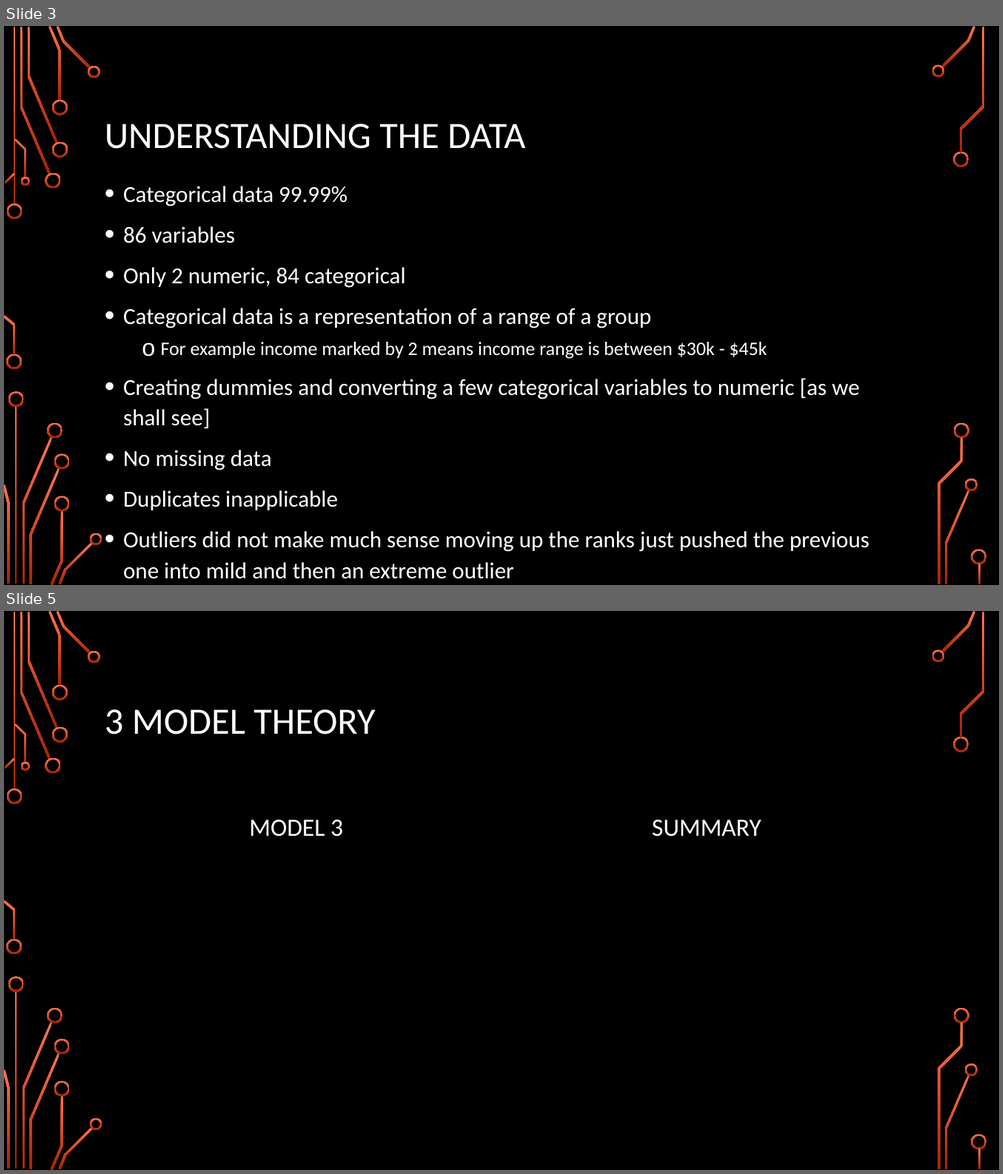
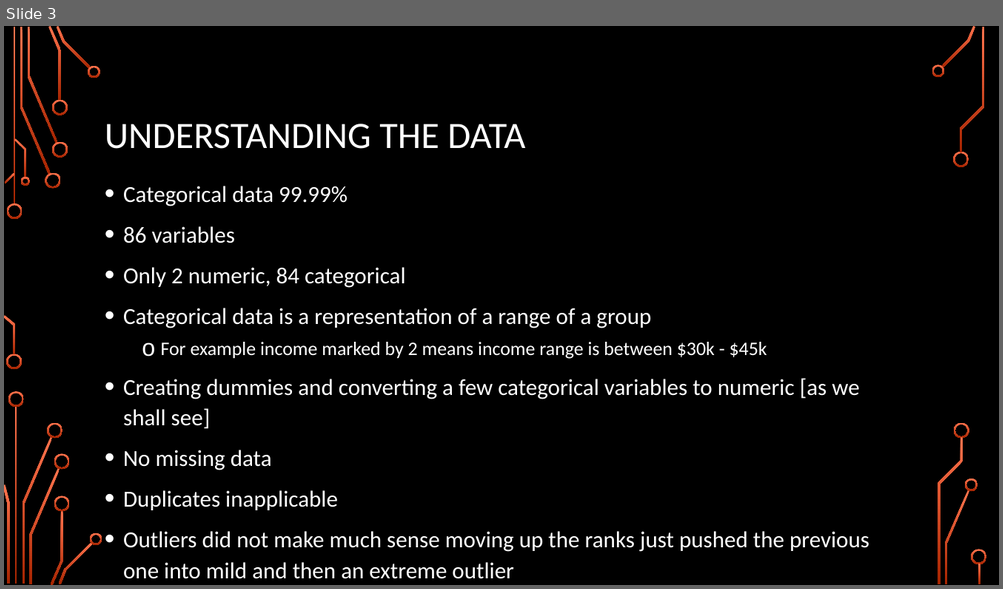
Before and after one commit to karimkhamwani/data-mining, a slide deck: Caravan.pptx. Shown one above the other, each under a label of ours: slides 3 and 5 before the commit, slide 3 after it; the slides between them are not shown. The pictures are 1003x1174 and 1003x589 pixels, drawn with LibreOffice and Linux fonts; fonts in the diff are those of the drawing; background and template pictures are left out. Boxes give left, top, right and bottom in pixels: in the first picture for what was removed or moved away, otherwise in the second. Text is boxed around its words. In the diff, an @@ line names an element or a change of style, - is before the commit and + after.

```diff
--- a/Caravan.pptx
+++ b/Caravan.pptx
@@ slide 5 removed at [4, 611, 999, 1170], background picture (left out); not listed: 36 template elements that a slide beside it also shows @@
@@ title removed at [105, 709, 375, 735] @@
-3 MODEL THEORY
@@ text removed at [249, 820, 343, 837] @@
-MODEL 3
@@ text removed at [652, 820, 761, 837] @@
-SUMMARY
```
Also in this commit, not shown: 8 slides added, 3 other slides removed, 1 other file.
